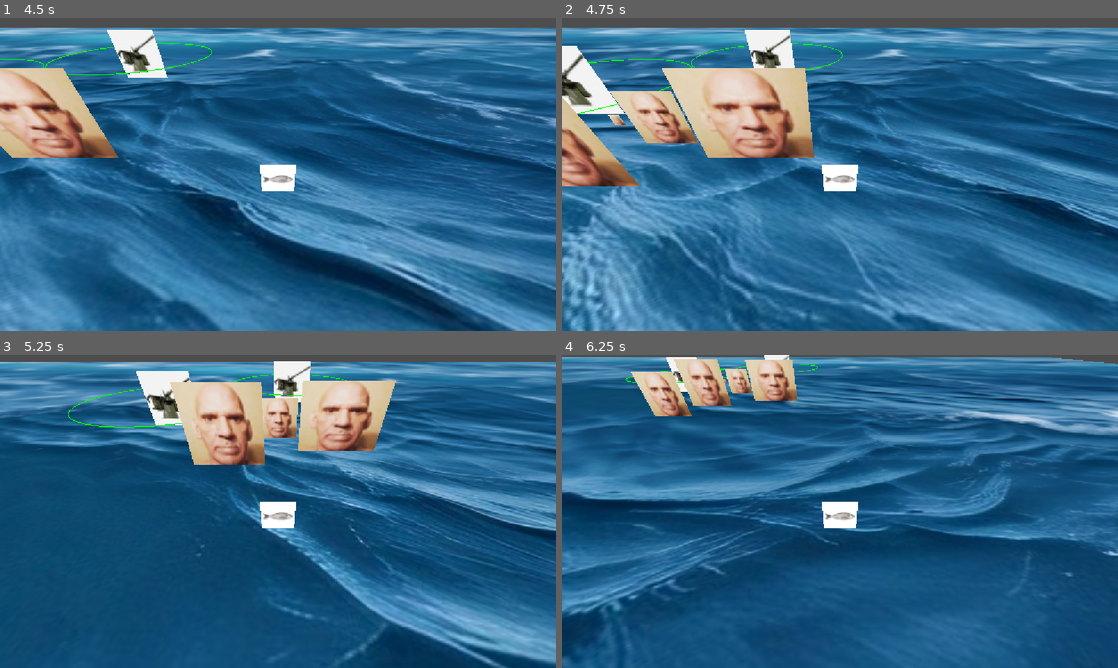
Above: before the commit, frames 1-4 (two rows, left to right).
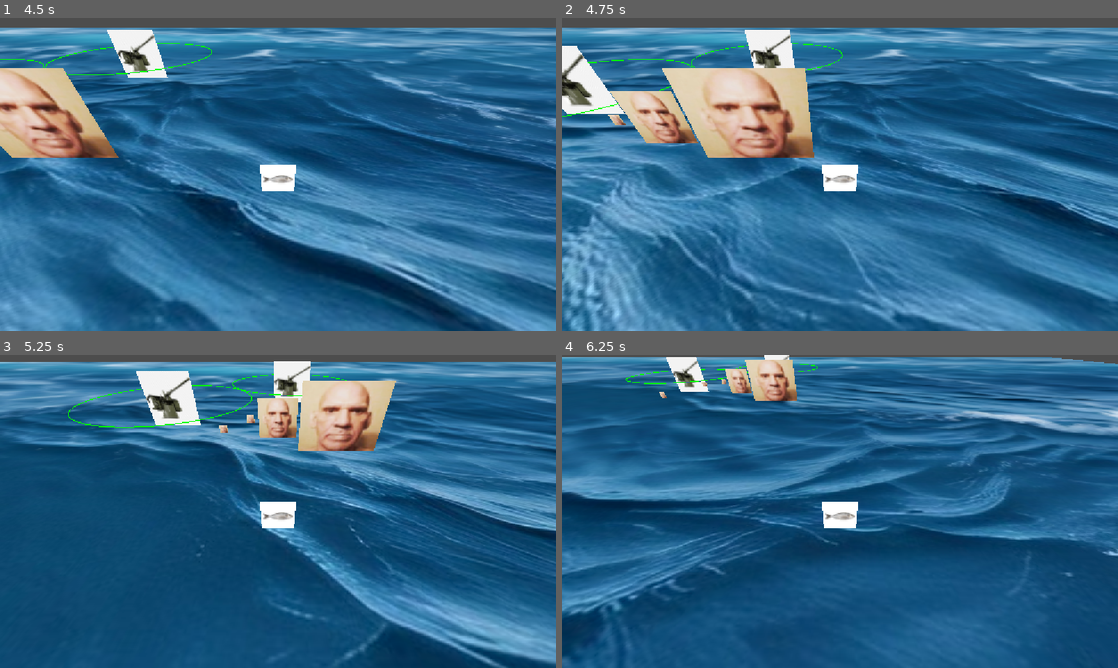
Above: after the commit, the same moments.

Repository: EssithAbertay/islands-game-jam
Game: Godot game, scene res://Scenes/enviroment.tscn
The game is run twice, just before and just after one commit, with the same random seed, the same clock (stepped at 60 frames per second) and the same inputs.
Inputs:
- Up to frame 1 (4.5 s): tap Enter at 0.5 s; hold D (move_right) 0.53-1.28 s; hold S (move_back) 1.28-2.03 s; hold D (move_right) 2.03-2.78 s; hold W (move_forward) 2.78-3.53 s; hold A (move_left) from 3.53 s (still down)
- Up to frame 2 (4.75 s): keep holding A (move_left)
- Up to frame 3 (5.25 s): release A (move_left) at 5.03 s; hold S (move_back) from 5.03 s (still down)
- Up to frame 4 (6.25 s): release S (move_back) at 5.78 s; hold D (move_right) from 5.78 s (still down)

Frame 1 is identical in both runs. In frame 2, 2.0% of the frame differs, in the area x 0-14%, y 25-54%; in frame 3, 3.8%, in the area x 30-48%, y 8-36%; in frame 4, 2.1%.

Commit message:
scaling lebvels

Diff:
--- a/Scripts/hole_player_s.gd
+++ b/Scripts/hole_player_s.gd
@@ -13,7 +13,8 @@
 @export var current_stage: int = 0
 @export var stage_count: int = 20
 @export var xp: int = 0
-@export var xp_count: int = 10
+@export var level_thresholds: Array[int] = [0, 10, 30, 70, 150, 300, 600, 1200, 2500, 5000]
+
 
 func _process(delta):
 	# scaling
@@ -34,11 +35,22 @@
 		# 1. Access the pickup data and add points
 			player_score += area.point_value
 			print("Player Score: ", player_score)
-			scaling = true
+
+			xp += area.point_value
+			print("XP: ", xp)
+			check_level_up()
+
 			scale_up_timer = 0
 			area.queue_free()
 
 	pass # Replace with function body.
+
+func check_level_up() -> void:
+	if (current_stage < 10):
+		if xp >= level_thresholds[current_stage]:
+			scaling = true
+			current_stage += 1
+
 
 func _physics_process(delta):
 
--- a/Scripts/pickup_manager_s.gd
+++ b/Scripts/pickup_manager_s.gd
@@ -25,8 +25,9 @@
 
 func spawnPickup():
 	var new_pickup = pickup.instantiate()
-	spawnLocation = Vector3(randf_range(-10.0, 10.0), 0, randf_range(-10.0, 10.0))
-	spawnSize = randf_range(1, 10.0)
+	spawnLocation = Vector3(randf_range(-10.0, 10.0), 0, randf_range(-10, 10))
+	spawnSize = floor(randf_range(1, 1.0))
 	new_pickup.global_position = spawnLocation
 	new_pickup.scale = Vector3(spawnSize, spawnSize, spawnSize)
+	new_pickup.point_value = spawnSize;
 	add_child(new_pickup)
